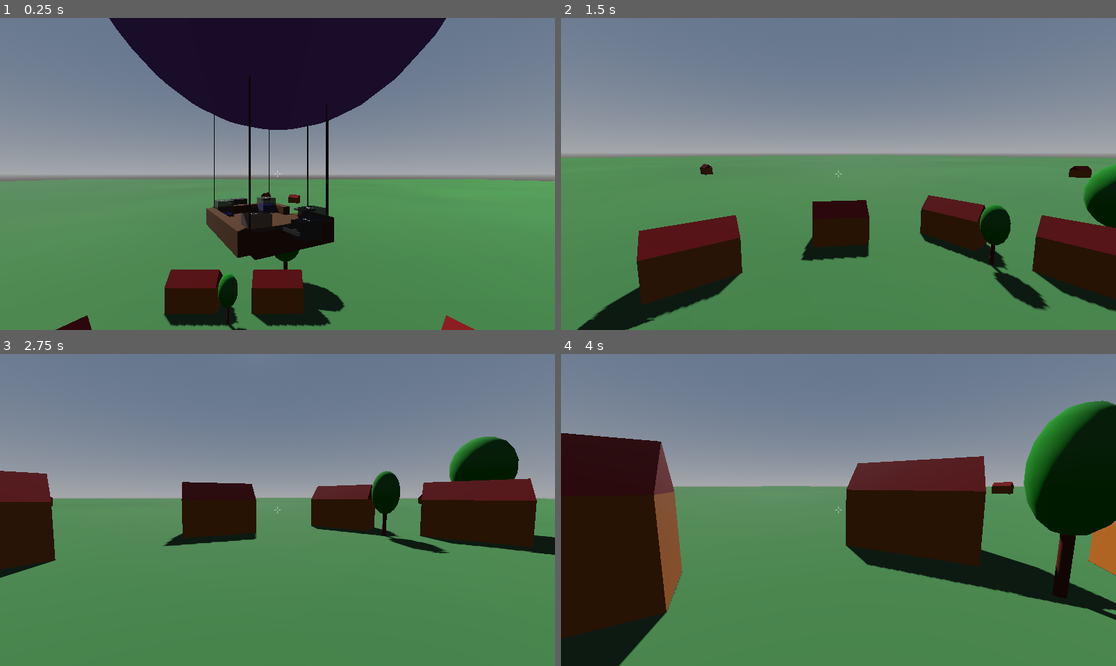
Above: before the commit, frames 1-4 (two rows, left to right).
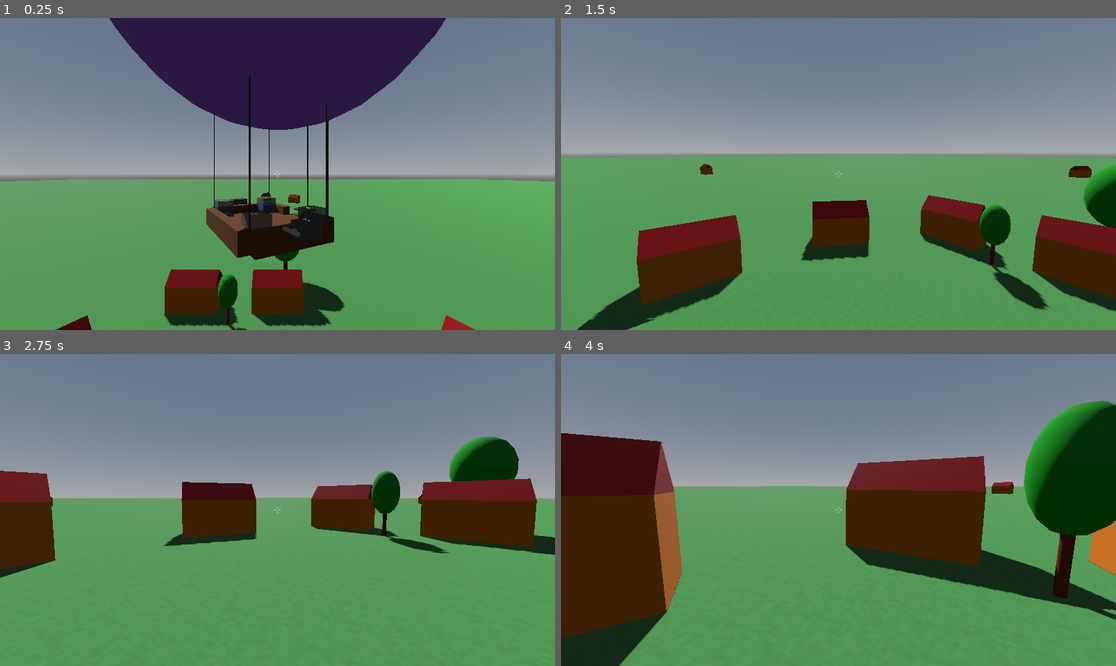
Above: after the commit, the same moments.

Repository: jmdejong/airships
Game: Godot game, scene res://scenes/world.tscn
Same seed, same stepped clock (60 frames per second), same inputs: the game is played once before the commit and once after it.
Inputs (mouse positions are in pixels of both pictures, inside the frame that each line leads up to):
- Up to frame 1 (0.25 s): no input
- Up to frame 2 (1.5 s): move the mouse to (960, 158) at 0.52 s; hold D (right) 0.53-1.28 s; click (960, 158) at 0.6 s; move the mouse to (810, 174) at 1.27 s; hold W (forwards) from 1.28 s (still down); tap Shift (sprint) at 1.35 s
- Up to frame 3 (2.75 s): keep holding W (forwards); move the mouse to (288, 503) at 2.02 s; tap G (toggle_gravity) at 2.1 s
- Up to frame 4 (4 s): keep holding W (forwards); move the mouse to (832, 516) at 2.77 s; click (832, 516) at 2.85 s; move the mouse to (877, 513) at 3.52 s; hold Shift (sprint) from 3.53 s (still down)

The runs differ from the first frame. In frame 1, 15% of the frame differs, in the area x 19-81%, y 0-71%; in frame 2, less than 0.1%; in frame 3, 0.1%; in frame 4, less than 0.1%.

Commit message:
engines are reversibles

Diff:
--- a/code/anim/rotor.gd
+++ b/code/anim/rotor.gd
@@ -4,5 +4,4 @@
 #@onready var rot_speed: float = 1 / rps * PI * 2.0
 
 func _process(delta: float) -> void:
-	if rps > 0:
-		$Propellor.rotate_x(delta * rps * PI * 2.0)
+	$Propellor.rotate_x(delta * rps * PI * 2.0)
--- a/code/components/engine.gd
+++ b/code/components/engine.gd
@@ -6,10 +6,14 @@
 	set(value):
 		power = value
 		$StatusPanel.text = "%2.2f kN" % (power / 1000.0)
-		$Rotor.rps = power / 500 + 0.02
+		if power == 0:
+			$Rotor.rps = sign($Rotor.rps) * 0.02
+		else:
+			$Rotor.rps = value / 500
 		changed.emit()
 var step: float = 250
 var max_power: float = 5000
+var min_power: float = -2000
 
 func _ready() -> void:
 	power = 1000
@@ -27,7 +31,7 @@
 	return $CenterOfMass.position
 
 func _on_less_pressed() -> void:
-	power = max(power - step, 0)
+	power = max(power - step, min_power)
 
 
 func _on_more_pressed() -> void:
--- a/code/player.gd
+++ b/code/player.gd
@@ -50,6 +50,7 @@
 		$Head.rotation.x = clamp($Head.rotation.x - event.relative.y * MOUSE_SENSITIVITY, -PI/2, PI/2)
 		rotate_y(-event.relative.x * MOUSE_SENSITIVITY)
 
+
 func _process(delta: float) -> void:
 	var collider = %Eyecast.get_collider()
 	if collider != null and collider.has_method("mouseover_description"):
--- a/scenes/airship.tscn
+++ b/scenes/airship.tscn
@@ -13,6 +13,9 @@
 [sub_resource type="CylinderMesh" id="CylinderMesh_gy0ok"]
 
 [sub_resource type="PrismMesh" id="PrismMesh_iu160"]
+
+[sub_resource type="BoxShape3D" id="BoxShape3D_17pty"]
+size = Vector3(20, 27, 20)
 
 [node name="Airship" type="RigidBody3D"]
 mass = 0.001
@@ -129,3 +132,9 @@
 [node name="CenterOfVolumeMarker" type="MeshInstance3D" parent="."]
 visible = false
 mesh = SubResource("PrismMesh_iu160")
+
+[node name="SphereOfInfluence" type="Area3D" parent="."]
+
+[node name="CollisionShape3D" type="CollisionShape3D" parent="SphereOfInfluence"]
+transform = Transform3D(1, 0, 0, 0, 1, 0, 0, 0, 1, 0, 13, 0)
+shape = SubResource("BoxShape3D_17pty")
--- a/scenes/land.tscn
+++ b/scenes/land.tscn
@@ -10,6 +10,7 @@
 
 [sub_resource type="StandardMaterial3D" id="StandardMaterial3D_i7141"]
 albedo_texture = ExtResource("1_0ybx1")
+uv1_scale = Vector3(512, 512, 512)
 
 [sub_resource type="PlaneMesh" id="PlaneMesh_nnsk1"]
 material = SubResource("StandardMaterial3D_i7141")
--- a/scenes/world.tscn
+++ b/scenes/world.tscn
@@ -14,7 +14,7 @@
 sky = SubResource("Sky_4wyf3")
 ambient_light_source = 2
 ambient_light_color = Color(1, 1, 1, 1)
-ambient_light_energy = 0.04
+ambient_light_energy = 0.1
 
 [node name="World" type="Node3D"]
 
Not shown: 1 places in scenes/airship.tscn that only renumber resources
